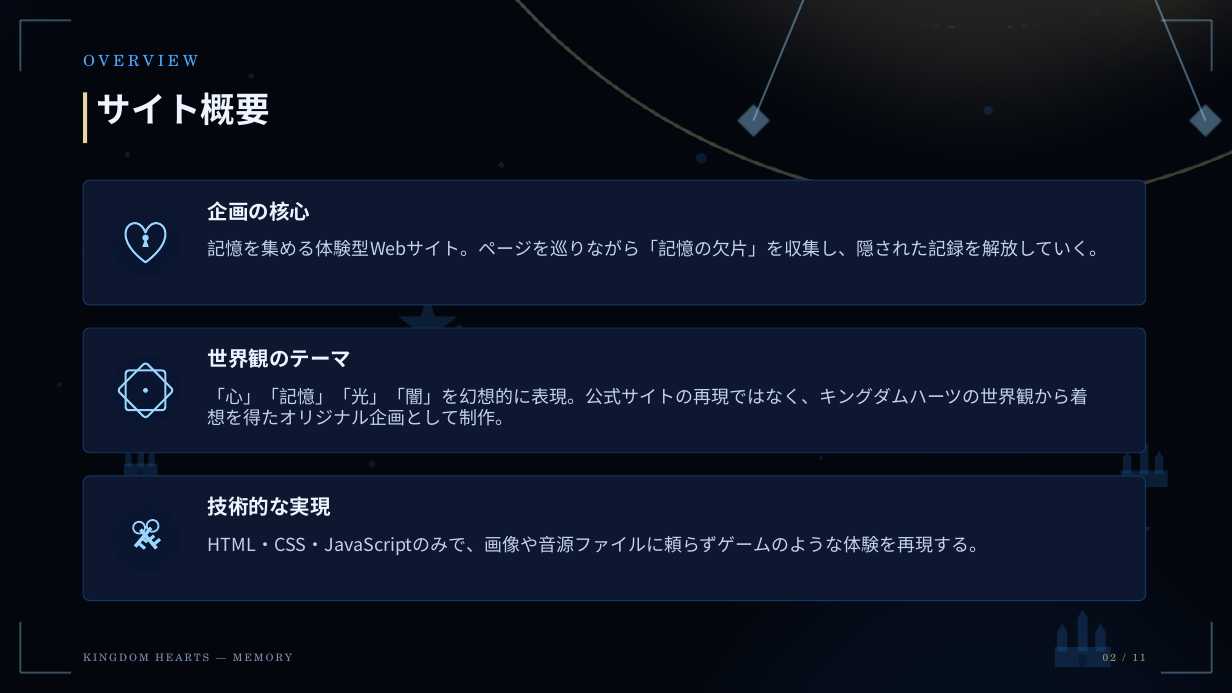
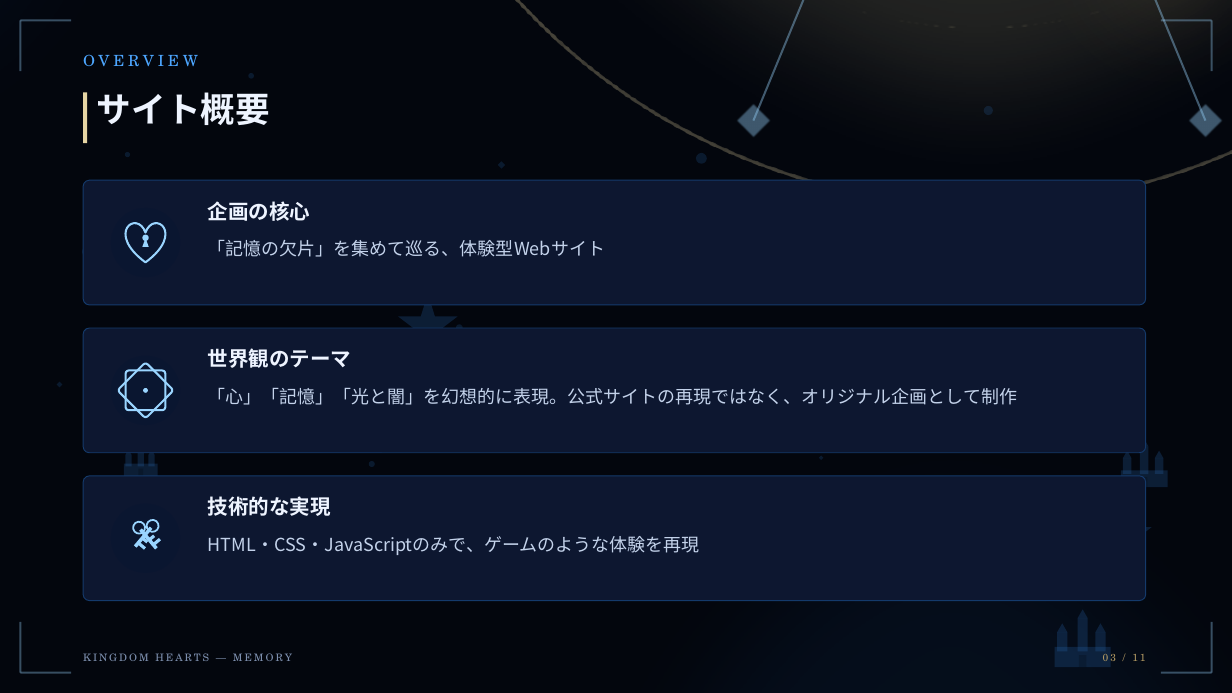
Before and after one commit to LXirgil/kh_mem, a slide deck: slide 3 of KINGDOM HEARTS — MEMORY_企画書.pptx (slide 2 before the commit). Drawn at 1232x693 pixels with LibreOffice and Linux fonts; fonts in the diff are those of the drawing. Boxes give left, top, right and bottom in pixels: in the first picture for what was removed or moved away, otherwise in the second. Text is boxed around its words. In the diff, an @@ line names an element or a change of style, - is before the commit and + after.

```diff
--- a/KINGDOM HEARTS — MEMORY_企画書.pptx
+++ b/KINGDOM HEARTS — MEMORY_企画書.pptx
@@ text at <box>208,240,605,257</box>: text changed @@
-記憶を集める体験型Webサイト。ページを巡りながら「記憶の欠片」を収集し、隠された記録を解放していく。
+「記憶の欠片」を集めて巡る、体験型Webサイト
@@ text at <box>208,388,1017,405</box>: text changed @@
-「心」「記憶」「光」「闇」を幻想的に表現。公式サイトの再現ではなく、キングダムハーツの世界観から着想を得たオリジナル企画として制作。
+「心」「記憶」「光と闇」を幻想的に表現。公式サイトの再現ではなく、オリジナル企画として制作
@@ ellipse: place and size @@
-ellipse at <box>564,379,1232,693</box>
+ellipse at <box>535,387,1232,693</box>
@@ text at <box>208,536,700,555</box>: text changed @@
-HTML・CSS・JavaScriptのみで、画像や音源ファイルに頼らずゲームのような体験を再現する。
+HTML・CSS・JavaScriptのみで、ゲームのような体験を再現
@@ text at <box>1103,654,1145,661</box>: text changed @@
-02 / 11
+03 / 11
```
Also in this commit, not shown: 9 other slides changed, 1 slide added, 1 slide removed.
